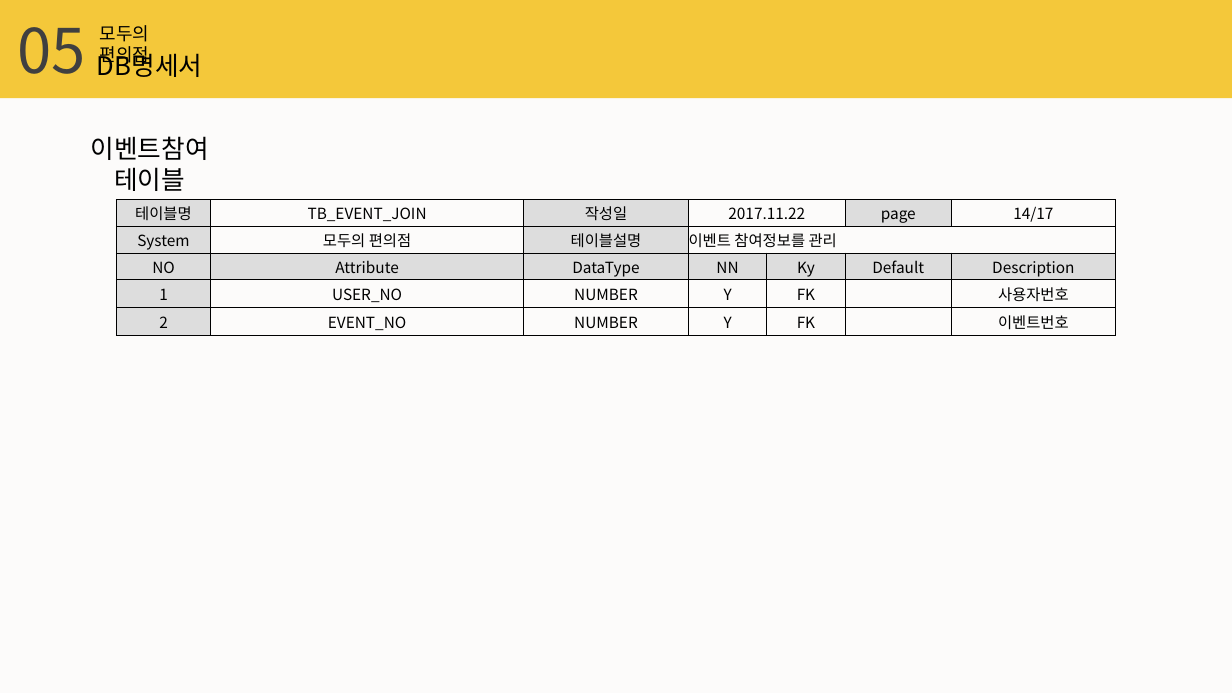
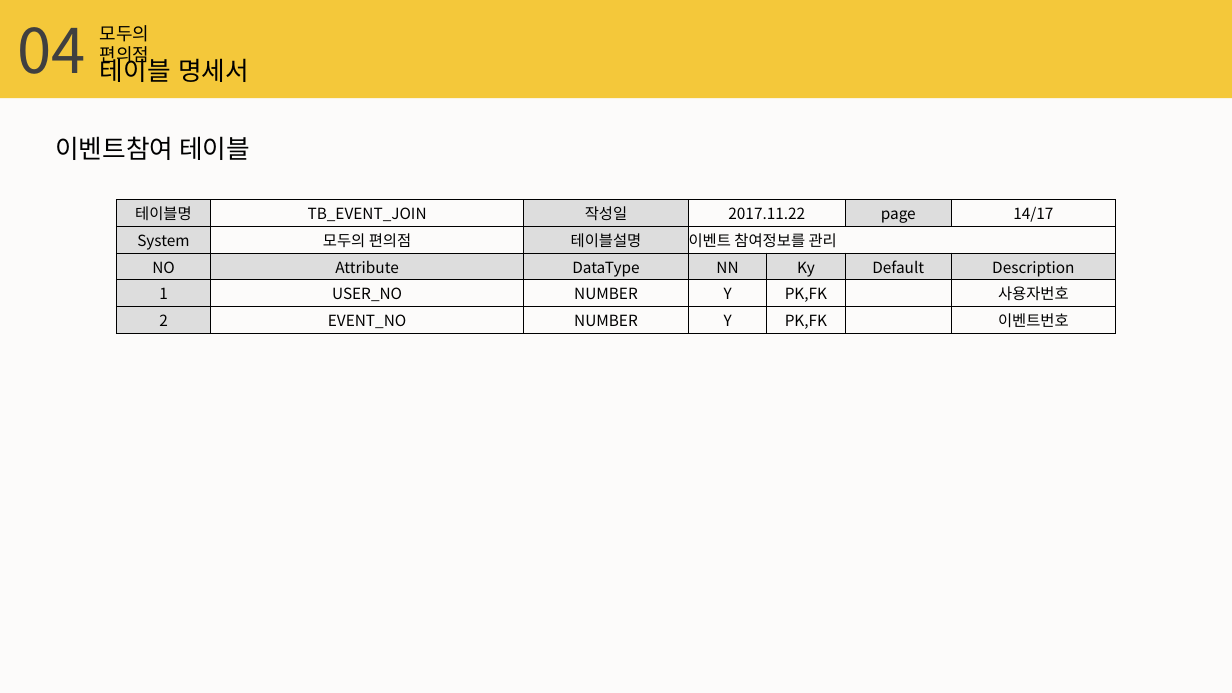
Before and after one commit to hwanghyohyuk/KHFinalProject, a slide deck: slide 30 of 제출문서/DB설계보고서/편리하조_DB설계보고서.pptx. Drawn at 1232x693 pixels with LibreOffice and Linux fonts; fonts in the diff are those of the drawing. Boxes give left, top, right and bottom in pixels: in the first picture for what was removed or moved away, otherwise in the second. Text is boxed around its words. In the diff, an @@ line names an element or a change of style, - is before the commit and + after.

```diff
--- a/제출문서/DB설계보고서/편리하조_DB설계보고서.pptx
+++ b/제출문서/DB설계보고서/편리하조_DB설계보고서.pptx
@@ text at bbox=[17, 27, 85, 74]: text changed @@
-05
+04
@@ text removed at bbox=[97, 48, 202, 77] @@
-DB명세서
@@ text added at bbox=[100, 54, 249, 82], 20 pt, text #000000 @@
+테이블 명세서
@@ text "이벤트참여 테이블" at bbox=[55, 136, 250, 160]: alignment centre to left @@
@@ table at bbox=[116, 200, 1117, 334] @@
-row 4, column 5: FK
+row 4, column 5: PK,FK
-row 5, column 5: FK
+row 5, column 5: PK,FK
```
Also in this commit, not shown: 26 other slides changed, 2 other files.
